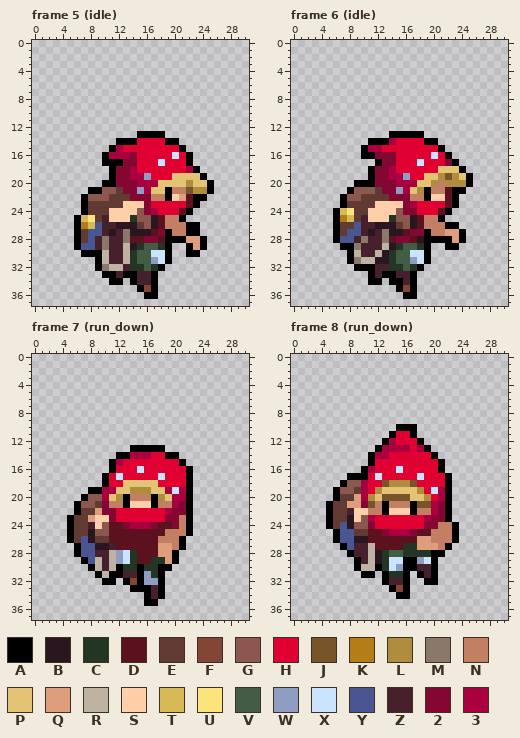
Two versions of one pixel-art file, assets_src/image/units/thief/outlaw/map_thief_outlaw.ase. This is how it looked before the edit.
31x38 pixels, 37 frames. Shown: frame 5 (idle), frame 6 (idle), frame 7 (run_down), frame 8 (run_down). The commit also changed other frames, which this record leaves out.
Palette (. is transparent): A #000000  B #29161e  C #233524  D #5c111e  E #623a34  F #844634  G #8c574f  H #e00031  J #785528  K #b47d18  L #b08c3e  M #8a786a  N #c27f64  P #e3c374  Q #de9d7b  R #beb2a2  S #ffcfaa  T #d7b956  U #fae47b  V #435d45  W #8f9dc2  X #cae4ff  Y #4a5691  Z #47202e  2 #830633  3 #aa003f
After:
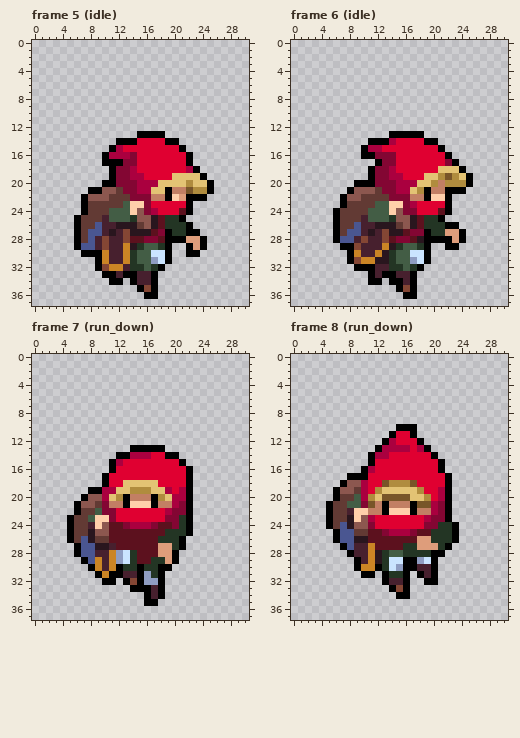
Edits made:
layer "Layer 5" removed
colour R: #beb2a2 -> #cb8525
Changed rows in their new state; - is a pixel that keeps its letter.
Frame 5 (idle):
first column x 7:
16 -------------H---
17 -----------H-----
19 ---------H-------
21 --------3--------
22 ---------------A-
23 ------V--------A.
24 ----VVV----------
25 EE--VVV-----CC---
26 EE----------CCC-.
27 ------F------CC--
28 ---F--F----------
29 ---F-------------
32 ---F-------------
Frame 6 (idle):
first column x 7:
16 -------------H---
17 -----------H-----
19 ---------H-------
21 --------3------A-
22 ---------------A.
23 -----VV--------A.
24 EE--VVV----------
25 EE--VVV-----CC---
26 ------------CCC--
27 ------F------CC--
28 ---F--F----------
29 --F--------------
31 --F--------------
Frame 7 (run_down):
first column x 8:
16 -------H------
17 ----H-----H---
19 ------------H-
22 -V------------
23 V------------C
24 -------------C
25 -----------CCC
26 ----------CCC-
27 ------------C-
Frame 8 (run_down):
first column x 8:
16 -------H-------
17 ----H-----H----
19 ------------H--
20 -V-------------
21 VV-------------
24 -------------CC
25 ------------CCC
26 ------------CCC
27 -------------C-
